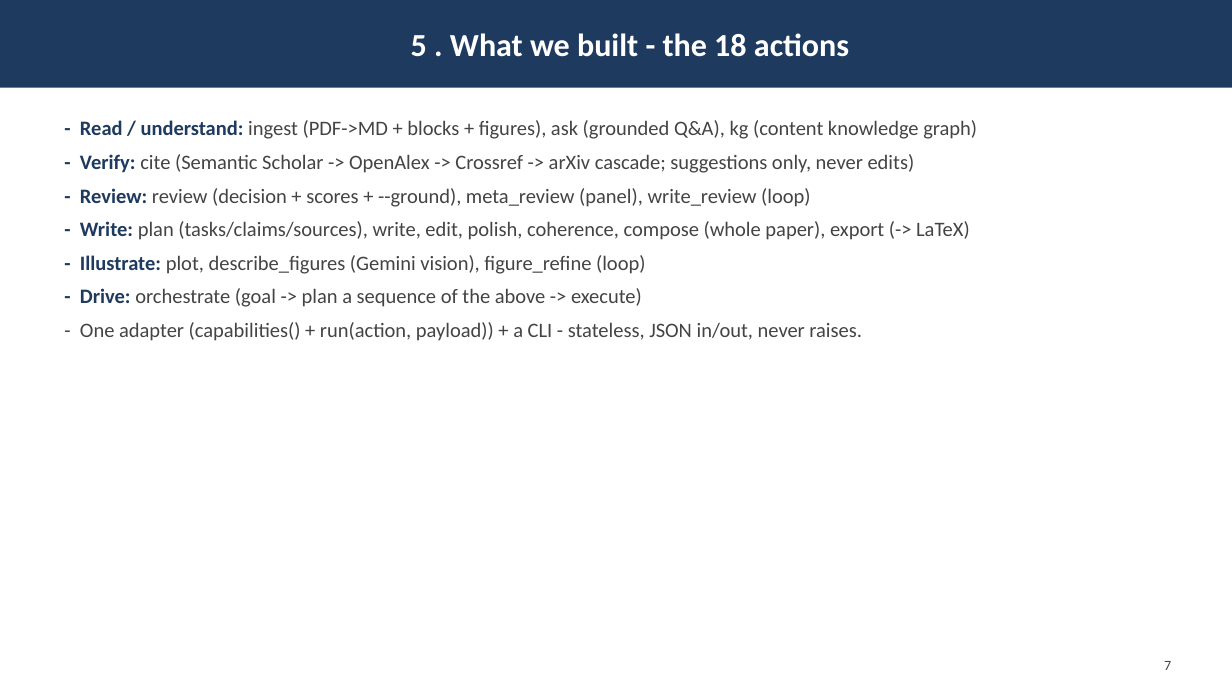
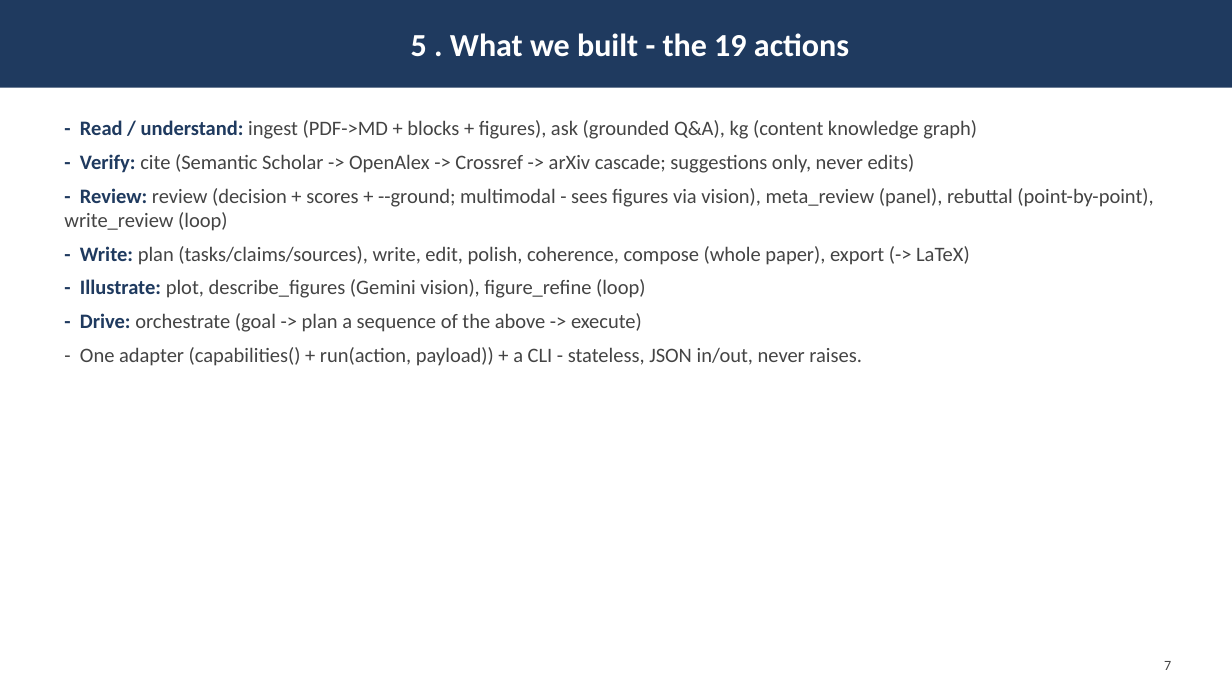
Before and after one commit to iowarp/clio-author, a slide deck: slide 8 of docs/AUTHOR.pptx. Drawn at 1232x693 pixels with LibreOffice and Linux fonts; fonts in the diff are those of the drawing. Boxes give left, top, right and bottom in pixels: in the first picture for what was removed or moved away, otherwise in the second. Text is boxed around its words. In the diff, an @@ line names an element or a change of style, - is before the commit and + after.

```diff
--- a/docs/AUTHOR.pptx
+++ b/docs/AUTHOR.pptx
@@ text in rectangle at <box>411,33,849,57</box>: text changed @@
-5 . What we built - the 18 actions
+5 . What we built - the 19 actions
@@ text at <box>64,188,1153,231</box>: text changed @@
-- Review: review (decision + scores + --ground), meta_review (panel), write_review (loop)
+- Review: review (decision + scores + --ground; multimodal - sees figures via vision), meta_review (panel), rebuttal (point-by-point), write_review (loop)
```
Also in this commit, not shown: 5 other slides changed, 17 other files.
